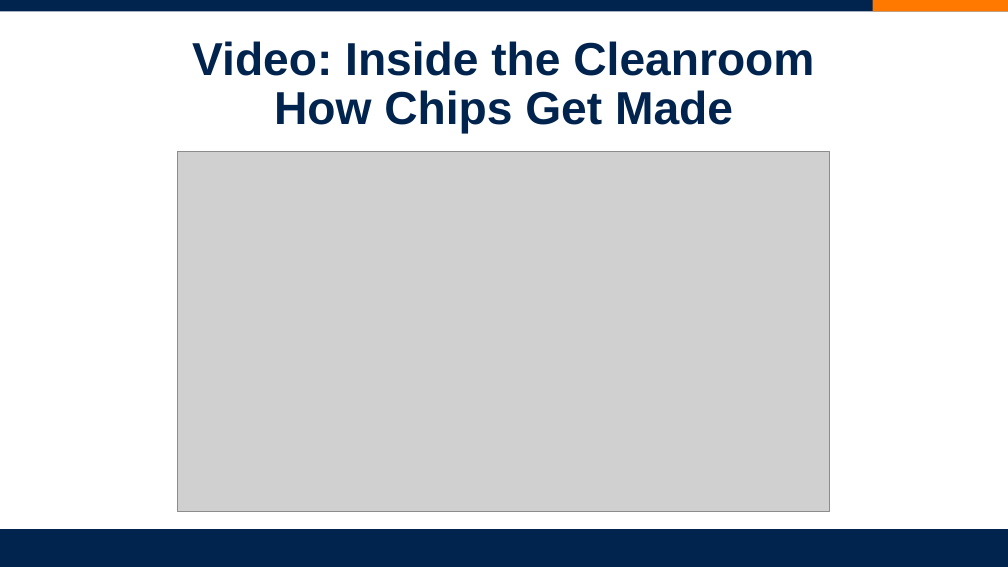
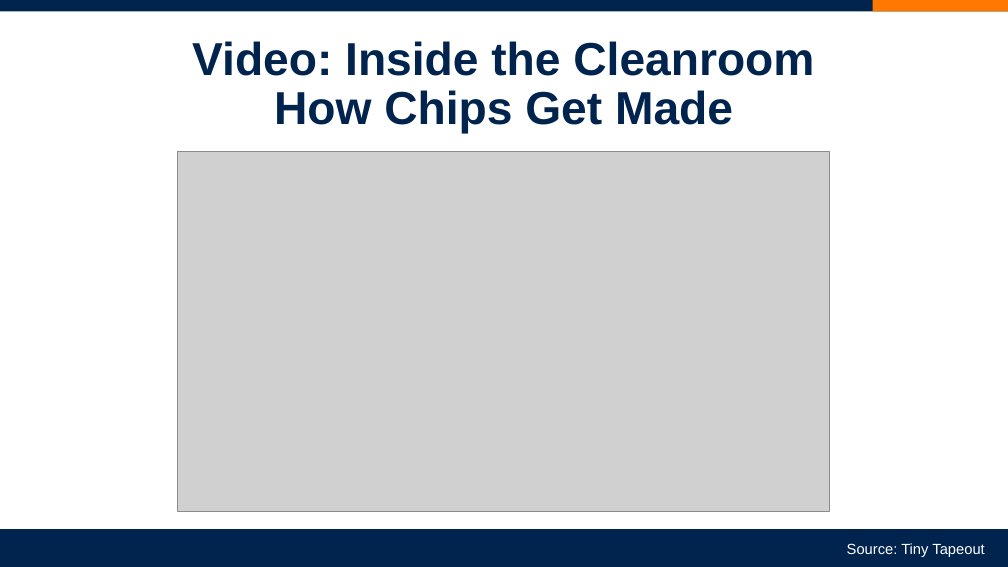
Before and after one commit to jfaller-csuf/csuf-ssp-oer, a slide deck: slide 10 of lectures/module_01_what_is_a_chip.pptx. Drawn at 1008x567 pixels with LibreOffice and Linux fonts; fonts in the diff are those of the drawing; grey boxes stand for pictures; background and template pictures are left out. Boxes give left, top, right and bottom in pixels: in the first picture for what was removed or moved away, otherwise in the second. Text is boxed around its words. In the diff, an @@ line names an element or a change of style, - is before the commit and + after.

```diff
--- a/lectures/module_01_what_is_a_chip.pptx
+++ b/lectures/module_01_what_is_a_chip.pptx
@@ text added at <box>847,543,984,557</box>, 14 pt, text #FFFFFF @@
+Source: Tiny Tapeout
```
Also in this commit, not shown: 1 other file.
